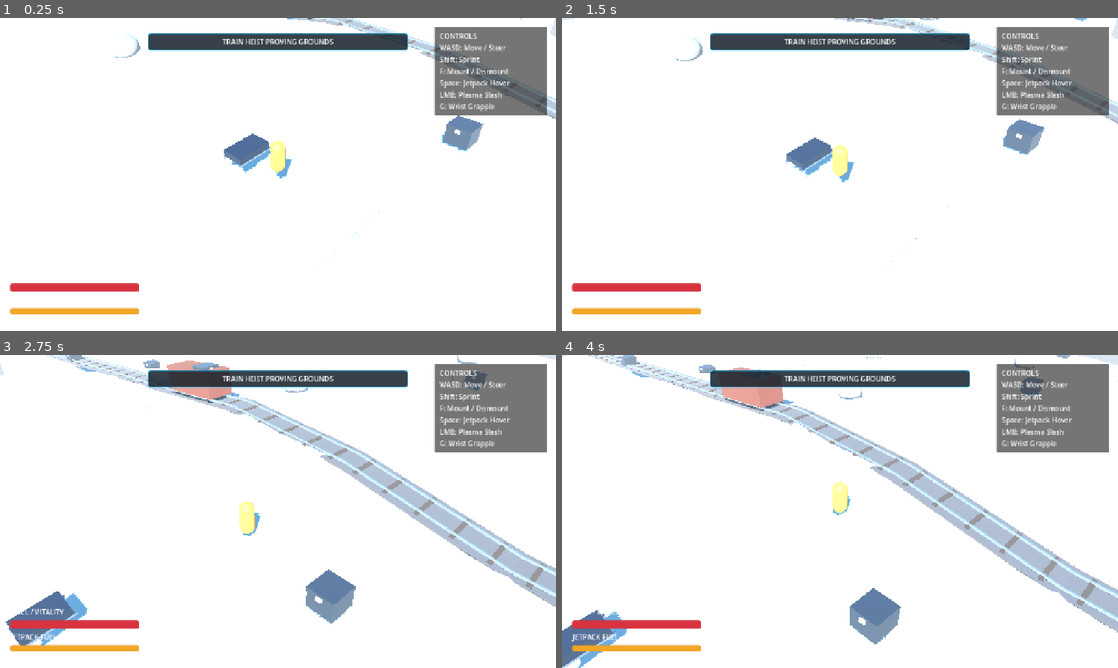
Above: before the commit, frames 1-4 (two rows, left to right).
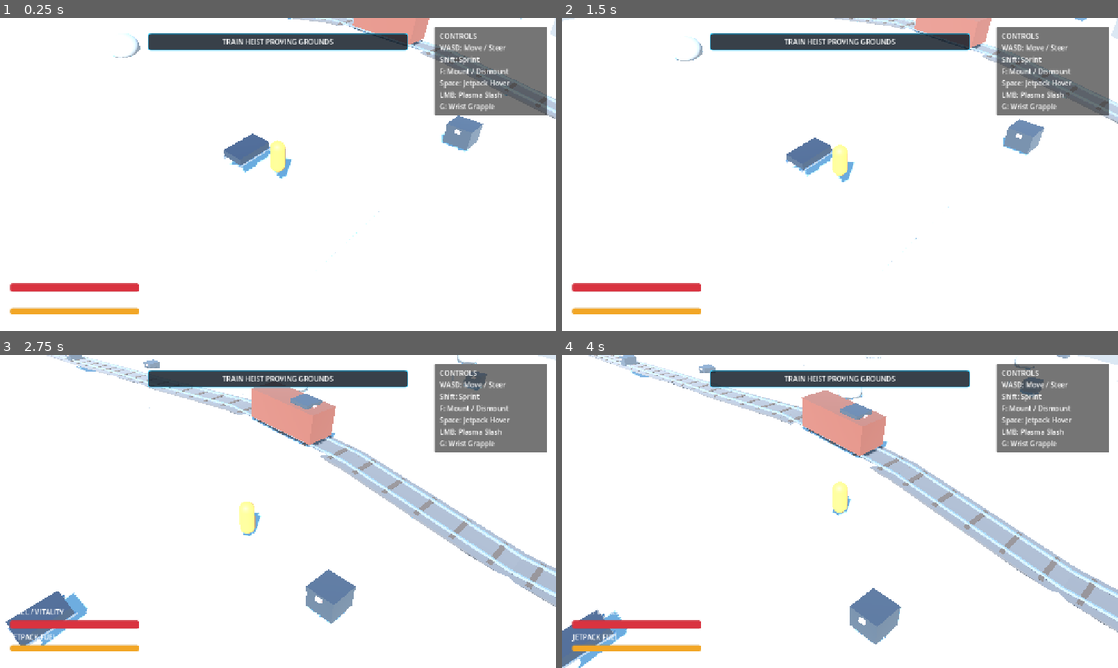
Above: after the commit, the same moments.

Repository: mcintalmo/drift
Game: Godot game, scene res://scenes/world/ProceduralSectorSandbox.tscn
Two runs of this game, one before a commit and one after it. Both use one fixed random seed, a clock stepped at 60 frames per second and the inputs below. This scene is started directly instead of the project's main scene.
Inputs (mouse positions are in pixels of both pictures, inside the frame that each line leads up to):
- Up to frame 1 (0.25 s): no input
- Up to frame 2 (1.5 s): tap Enter (ui_accept) at 0.5, 0.77, 1.25 s; move the mouse to (962, 158) at 0.52 s; hold E (pilot_lean_right) 0.53-1.25 s; click (962, 158) at 0.6 s; drag from (728, 190) to (812, 237) at 1.27 s
- Up to frame 3 (2.75 s): tap Enter (ui_accept) at 2 s; move the mouse to (333, 442) at 2.02 s; hold E (pilot_lean_right) from 2.03 s (still down); tap G (pilot_wrist_grapple) at 2.1 s
- Up to frame 4 (4 s): release E (pilot_lean_right) at 2.75 s; drag from (812, 574) to (673, 464) at 2.77 s; move the mouse to (1006, 558) at 3.52 s; hold Q (pilot_lean_left) from 3.53 s (still down); hold Right mouse button (winch_quick) from 3.53 s (still down); tap Enter (ui_accept) at 3.77 s

The runs differ from the first frame. In frame 1, 0.7% of the frame differs, in the area x 51-78%, y 0-9%; in frame 2, 0.8%; in frame 3, 2.7%; in frame 4, 2.9%, in the area x 0-59%, y 0-33%.

Commit message:
Implement dual-envelope despawn hysteresis and 38m sled proximity immunity bubble to eliminate aggressive despawning and protect physics

Diff:
--- a/scripts/world/hex_sector_manager.gd
+++ b/scripts/world/hex_sector_manager.gd
@@ -21,8 +21,12 @@
 @export_group("Isometric Frustum Streaming Extents")
 @export var forward_render_depth_m: float = 58.0 # Deep render distance to the North (screen up)
 @export var lateral_render_width_m: float = 34.0 # Lateral width (East / West)
-@export var rear_render_depth_m: float = 16.0 # Shallow cutoff to the South (behind camera)
+@export var rear_render_depth_m: float = 22.0 # Render depth to the South (screen down)
 @export var velocity_lead_seconds: float = 0.70 # Predictive forward tile spawning at speed
+
+@export_group("Hysteresis & Despawn Buffers")
+@export var despawn_buffer_margin_m: float = 25.0 # Extra safety padding before despawning tiles
+@export var sled_proximity_immunity_radius_m: float = 38.0 # Sled safety bubble: tiles inside are immune to despawn
 
 # Active Tile Registry: Vector2i(q, r) -> Node3D
 var _active_tiles: Dictionary = {}
@@ -101,7 +105,7 @@
 
 	var target_pos: Vector3 = effective_target.global_position if effective_target.is_inside_tree() else effective_target.position
 
-	# Add velocity predictive lead
+	# Add velocity predictive lead for spawning ahead
 	var vel_offset: Vector3 = Vector3.ZERO
 	if effective_target is CharacterBody3D:
 		var v: Vector3 = (effective_target as CharacterBody3D).velocity
@@ -113,7 +117,7 @@
 
 	if target_coord != _current_center_coord:
 		_current_center_coord = target_coord
-		_update_asymmetric_streaming_rings(predictive_pos, target_coord)
+		_update_asymmetric_streaming_rings(target_pos, predictive_pos, target_coord)
 
 ## Generates concentric hex tiles around center and builds connected railway corridor
 func generate_initial_sector(center_coord: Vector2i = Vector2i.ZERO) -> void:
@@ -128,37 +132,54 @@
 
 	_current_center_coord = center_coord
 	var center_world: Vector3 = axial_to_world_pos(center_coord)
-	_update_asymmetric_streaming_rings(center_world, center_coord)
+	_update_asymmetric_streaming_rings(center_world, center_world, center_coord)
 
 	if is_procedural_railroad_enabled:
 		_generate_connected_railroad_corridor()
 
 	sector_generated.emit(_active_tiles.size())
 
-func _update_asymmetric_streaming_rings(center_world: Vector3, center_coord: Vector2i) -> void:
-	var needed_coords: Array[Vector2i] = get_asymmetric_isometric_cluster(center_world, center_coord)
+## Spawns tiles using predictive forward position and despawns only outside the wide real-position hysteresis envelope
+func _update_asymmetric_streaming_rings(real_target_pos: Vector3, predictive_pos: Vector3, center_coord: Vector2i) -> void:
+	# 1. Spawn envelope: Uses predictive_pos to spawn tiles ahead
+	var needed_coords: Array[Vector2i] = get_asymmetric_isometric_cluster(predictive_pos, center_coord, forward_render_depth_m, lateral_render_width_m, rear_render_depth_m)
 
 	# Pre-evaluate chasm map
 	_pre_evaluate_chasm_map(needed_coords)
 
-	# 1. Spawn missing tiles
 	for coord: Vector2i in needed_coords:
 		if not _active_tiles.has(coord):
 			_spawn_tile_at(coord)
 
-	# 2. Despawn distant tiles
+	# 2. Despawn envelope with wide hysteresis buffer anchored to real_target_pos (NEVER predictive)
+	var max_fwd_despawn: float = forward_render_depth_m + despawn_buffer_margin_m
+	var max_lat_despawn: float = lateral_render_width_m + despawn_buffer_margin_m
+	var max_rear_despawn: float = rear_render_depth_m + despawn_buffer_margin_m
+
 	var to_remove: Array[Vector2i] = []
 	for coord: Vector2i in _active_tiles:
-		if not needed_coords.has(coord):
+		var tile_world: Vector3 = axial_to_world_pos(coord)
+		var rel_vec: Vector3 = tile_world - real_target_pos
+
+		# Proximity Immunity Bubble: Never despawn tiles near the vehicle to protect physics
+		var direct_dist: float = rel_vec.length()
+		if direct_dist <= sled_proximity_immunity_radius_m:
+			continue
+
+		var d_forward: float = rel_vec.dot(VIEW_FORWARD)
+		var d_lateral: float = absf(rel_vec.dot(VIEW_RIGHT))
+
+		var outside_despawn_envelope: bool = (d_forward < -max_rear_despawn) or (d_forward > max_fwd_despawn) or (d_lateral > max_lat_despawn)
+		if outside_despawn_envelope:
 			to_remove.append(coord)
 
 	for coord: Vector2i in to_remove:
 		_despawn_tile_at(coord)
 
 ## Computes asymmetric isometric hex cluster with extended render depth to the North
-func get_asymmetric_isometric_cluster(center_world: Vector3, center_coord: Vector2i) -> Array[Vector2i]:
+func get_asymmetric_isometric_cluster(center_world: Vector3, center_coord: Vector2i, fwd_depth: float = 58.0, lat_width: float = 34.0, rear_depth: float = 22.0) -> Array[Vector2i]:
 	var results: Array[Vector2i] = []
-	var scan_radius: int = 8 # Scan window
+	var scan_radius: int = 9 # Extended scan window
 
 	for q: int in range(-scan_radius, scan_radius + 1):
 		for r: int in range(-scan_radius, scan_radius + 1):
@@ -171,9 +192,9 @@
 			var d_lateral: float = absf(rel_vec.dot(VIEW_RIGHT)) # Lateral width
 			var direct_dist: float = rel_vec.length()
 
-			# Asymmetric frustum test: deep North (58m), wide lateral (34m), shallow South (16m), or close proximity (18m)
-			var in_frustum: bool = (d_forward >= -rear_render_depth_m) and (d_forward <= forward_render_depth_m) and (d_lateral <= lateral_render_width_m)
-			var in_proximity: bool = direct_dist <= 18.0
+			# Asymmetric frustum test
+			var in_frustum: bool = (d_forward >= -rear_depth) and (d_forward <= fwd_depth) and (d_lateral <= lat_width)
+			var in_proximity: bool = direct_dist <= 22.0
 
 			if in_frustum or in_proximity:
 				results.append(cand_coord)
